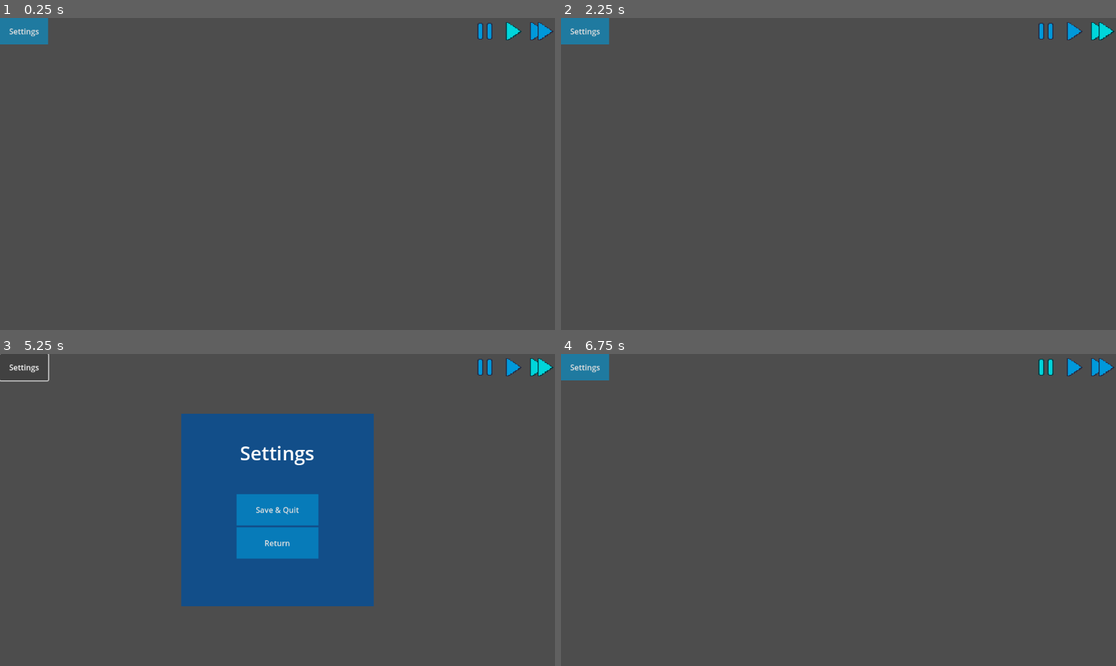
Above: before the commit, frames 1-4 (two rows, left to right).
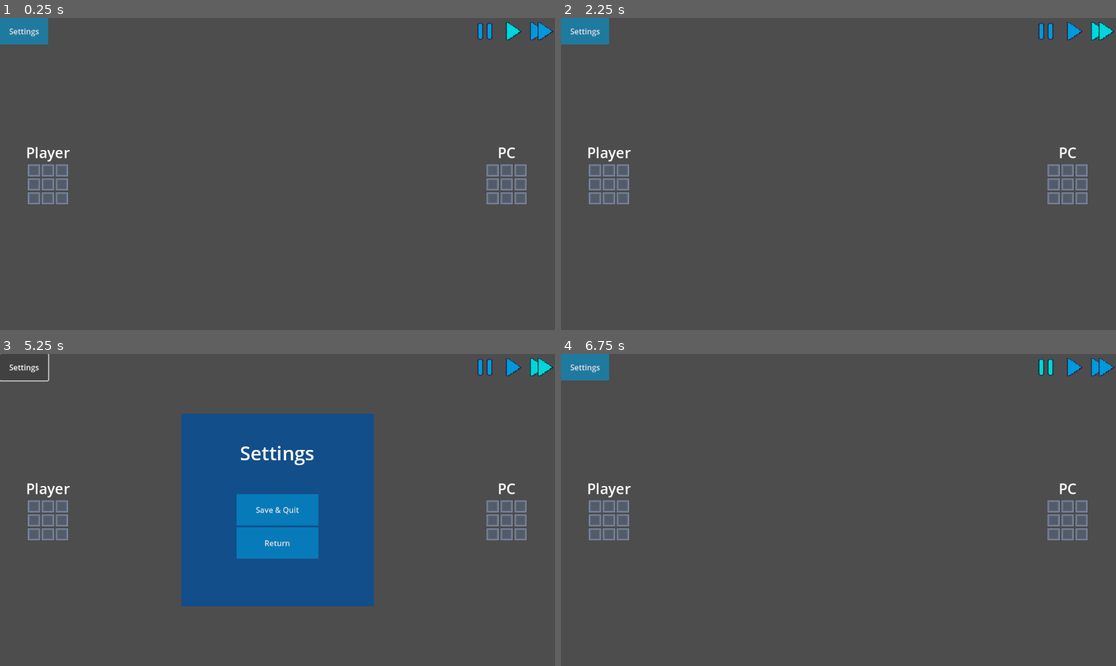
Above: after the commit, the same moments.

Repository: FontysRyan/PizzaProject1St2
Game: Godot game, scene res://Scenes/Battlescreen.tscn
The game is run twice, just before and just after one commit, with the same random seed, the same clock (stepped at 60 frames per second) and the same inputs.
Inputs (mouse positions are in pixels of both pictures, inside the frame that each line leads up to):
- Up to frame 1 (0.25 s): no input
- Up to frame 2 (2.25 s): click (1071, 30) at 0.5 s; click (1071, 30) at 1.25 s; click (1104, 30) at 2 s
- Up to frame 3 (5.25 s): click (543, 366) at 2.75 s; click (510, 366) at 3.5 s; click (543, 366) at 4.25 s; click "Settings" at 5 s
- Up to frame 4 (6.75 s): click "Return" at 5.75 s; click (1043, 366) at 6.5 s

The runs differ from the first frame. In frame 1, 1.7% of the frame differs, in the area x 4-95%, y 41-60%; in frame 2, 1.7%; in frame 3, 1.7%; in frame 4, 1.7%.

Commit message:
Add player and PC boards to BattleScreen UI
Introduced two 3x3 grid boards for Player and PC, each with labeled sections and styled panels, to the BattleScreen UI scene. Added new style resources for panel backgrounds and borders to enhance visual distinction.

Diff:
--- a/Assets/UI/BattleScreen (UI).tscn
+++ b/Assets/UI/BattleScreen (UI).tscn
@@ -14,6 +14,19 @@
 
 [sub_resource type="StyleBoxFlat" id="StyleBoxFlat_ovl0t"]
 bg_color = Color(0, 0.6039216, 0.85882354, 0.5882353)
+
+[sub_resource type="StyleBoxFlat" id="StyleBoxFlat_8qxqe"]
+bg_color = Color(0.34901962, 0.4117647, 0.5294118, 0.4745098)
+border_width_left = 5
+border_width_top = 5
+border_width_right = 5
+border_width_bottom = 5
+border_color = Color(0.54509807, 0.60784316, 0.7058824, 1)
+border_blend = true
+
+[sub_resource type="StyleBoxFlat" id="StyleBoxFlat_q3ddf"]
+bg_color = Color(0.8007565, 0.49518055, 0.5903154, 1)
+draw_center = false
 
 [node name="Control" type="Control"]
 layout_mode = 3
@@ -131,3 +144,183 @@
 layout_mode = 2
 texture_normal = ExtResource("4_fu08q")
 stretch_mode = 0
+
+[node name="HBoxContainer" type="HBoxContainer" parent="."]
+layout_mode = 1
+anchors_preset = 14
+anchor_top = 0.5
+anchor_right = 1.0
+anchor_bottom = 0.5
+offset_top = -64.5
+offset_bottom = 64.5
+grow_horizontal = 2
+grow_vertical = 2
+
+[node name="VBoxContainer" type="VBoxContainer" parent="HBoxContainer"]
+layout_mode = 2
+
+[node name="Name" type="Label" parent="HBoxContainer/VBoxContainer"]
+layout_mode = 2
+theme_override_font_sizes/font_size = 30
+text = "Player"
+horizontal_alignment = 1
+vertical_alignment = 3
+
+[node name="Board" type="GridContainer" parent="HBoxContainer/VBoxContainer"]
+layout_mode = 2
+size_flags_horizontal = 4
+size_flags_vertical = 4
+columns = 3
+
+[node name="Panel" type="Panel" parent="HBoxContainer/VBoxContainer/Board" groups=["drop_zone"]]
+custom_minimum_size = Vector2(25, 25)
+layout_mode = 2
+size_flags_horizontal = 4
+size_flags_vertical = 4
+theme_override_styles/panel = SubResource("StyleBoxFlat_8qxqe")
+
+[node name="Panel2" type="Panel" parent="HBoxContainer/VBoxContainer/Board" groups=["drop_zone"]]
+custom_minimum_size = Vector2(25, 25)
+layout_mode = 2
+size_flags_horizontal = 4
+size_flags_vertical = 4
+theme_override_styles/panel = SubResource("StyleBoxFlat_8qxqe")
+
+[node name="Panel3" type="Panel" parent="HBoxContainer/VBoxContainer/Board" groups=["drop_zone"]]
+custom_minimum_size = Vector2(25, 25)
+layout_mode = 2
+size_flags_horizontal = 4
+size_flags_vertical = 4
+theme_override_styles/panel = SubResource("StyleBoxFlat_8qxqe")
+
+[node name="Panel4" type="Panel" parent="HBoxContainer/VBoxContainer/Board" groups=["drop_zone"]]
+custom_minimum_size = Vector2(25, 25)
+layout_mode = 2
+size_flags_horizontal = 4
+size_flags_vertical = 4
+theme_override_styles/panel = SubResource("StyleBoxFlat_8qxqe")
+
+[node name="Panel5" type="Panel" parent="HBoxContainer/VBoxContainer/Board" groups=["drop_zone"]]
+custom_minimum_size = Vector2(25, 25)
+layout_mode = 2
+size_flags_horizontal = 4
+size_flags_vertical = 4
+theme_override_styles/panel = SubResource("StyleBoxFlat_8qxqe")
+
+[node name="Panel6" type="Panel" parent="HBoxContainer/VBoxContainer/Board" groups=["drop_zone"]]
+custom_minimum_size = Vector2(25, 25)
+layout_mode = 2
+size_flags_horizontal = 4
+size_flags_vertical = 4
+theme_override_styles/panel = SubResource("StyleBoxFlat_8qxqe")
+
+[node name="Panel7" type="Panel" parent="HBoxContainer/VBoxContainer/Board" groups=["drop_zone"]]
+custom_minimum_size = Vector2(25, 25)
+layout_mode = 2
+size_flags_horizontal = 4
+size_flags_vertical = 4
+theme_override_styles/panel = SubResource("StyleBoxFlat_8qxqe")
+
+[node name="Panel8" type="Panel" parent="HBoxContainer/VBoxContainer/Board" groups=["drop_zone"]]
+custom_minimum_size = Vector2(25, 25)
+layout_mode = 2
+size_flags_horizontal = 4
+size_flags_vertical = 4
+theme_override_styles/panel = SubResource("StyleBoxFlat_8qxqe")
+
+[node name="Panel9" type="Panel" parent="HBoxContainer/VBoxContainer/Board" groups=["drop_zone"]]
+custom_minimum_size = Vector2(25, 25)
+layout_mode = 2
+size_flags_horizontal = 4
+size_flags_vertical = 4
+theme_override_styles/panel = SubResource("StyleBoxFlat_8qxqe")
+
+[node name="Padding2" type="Panel" parent="HBoxContainer/VBoxContainer"]
+custom_minimum_size = Vector2(200, 0)
+layout_mode = 2
+theme_override_styles/panel = SubResource("StyleBoxFlat_q3ddf")
+
+[node name="VBoxContainer2" type="VBoxContainer" parent="HBoxContainer"]
+layout_mode = 2
+size_flags_horizontal = 10
+
+[node name="Name" type="Label" parent="HBoxContainer/VBoxContainer2"]
+layout_mode = 2
+theme_override_font_sizes/font_size = 30
+text = "PC"
+horizontal_alignment = 1
+vertical_alignment = 3
+
+[node name="Board" type="GridContainer" parent="HBoxContainer/VBoxContainer2"]
+layout_mode = 2
+size_flags_horizontal = 4
+size_flags_vertical = 4
+columns = 3
+
+[node name="Panel" type="Panel" parent="HBoxContainer/VBoxContainer2/Board" groups=["drop_zone"]]
+custom_minimum_size = Vector2(25, 25)
+layout_mode = 2
+size_flags_horizontal = 4
+size_flags_vertical = 4
+theme_override_styles/panel = SubResource("StyleBoxFlat_8qxqe")
+
+[node name="Panel2" type="Panel" parent="HBoxContainer/VBoxContainer2/Board" groups=["drop_zone"]]
+custom_minimum_size = Vector2(25, 25)
+layout_mode = 2
+size_flags_horizontal = 4
+size_flags_vertical = 4
+theme_override_styles/panel = SubResource("StyleBoxFlat_8qxqe")
+
+[node name="Panel3" type="Panel" parent="HBoxContainer/VBoxContainer2/Board" groups=["drop_zone"]]
+custom_minimum_size = Vector2(25, 25)
+layout_mode = 2
+size_flags_horizontal = 4
+size_flags_vertical = 4
+theme_override_styles/panel = SubResource("StyleBoxFlat_8qxqe")
+
+[node name="Panel4" type="Panel" parent="HBoxContainer/VBoxContainer2/Board" groups=["drop_zone"]]
+custom_minimum_size = Vector2(25, 25)
+layout_mode = 2
+size_flags_horizontal = 4
+size_flags_vertical = 4
+theme_override_styles/panel = SubResource("StyleBoxFlat_8qxqe")
+
+[node name="Panel5" type="Panel" parent="HBoxContainer/VBoxContainer2/Board" groups=["drop_zone"]]
+custom_minimum_size = Vector2(25, 25)
+layout_mode = 2
+size_flags_horizontal = 4
+size_flags_vertical = 4
+theme_override_styles/panel = SubResource("StyleBoxFlat_8qxqe")
+
+[node name="Panel6" type="Panel" parent="HBoxContainer/VBoxContainer2/Board" groups=["drop_zone"]]
+custom_minimum_size = Vector2(25, 25)
+layout_mode = 2
+size_flags_horizontal = 4
+size_flags_vertical = 4
+theme_override_styles/panel = SubResource("StyleBoxFlat_8qxqe")
+
+[node name="Panel7" type="Panel" parent="HBoxContainer/VBoxContainer2/Board" groups=["drop_zone"]]
+custom_minimum_size = Vector2(25, 25)
+layout_mode = 2
+size_flags_horizontal = 4
+size_flags_vertical = 4
+theme_override_styles/panel = SubResource("StyleBoxFlat_8qxqe")
+
+[node name="Panel8" type="Panel" parent="HBoxContainer/VBoxContainer2/Board" groups=["drop_zone"]]
+custom_minimum_size = Vector2(25, 25)
+layout_mode = 2
+size_flags_horizontal = 4
+size_flags_vertical = 4
+theme_override_styles/panel = SubResource("StyleBoxFlat_8qxqe")
+
+[node name="Panel9" type="Panel" parent="HBoxContainer/VBoxContainer2/Board" groups=["drop_zone"]]
+custom_minimum_size = Vector2(25, 25)
+layout_mode = 2
+size_flags_horizontal = 4
+size_flags_vertical = 4
+theme_override_styles/panel = SubResource("StyleBoxFlat_8qxqe")
+
+[node name="Padding2" type="Panel" parent="HBoxContainer/VBoxContainer2"]
+custom_minimum_size = Vector2(200, 0)
+layout_mode = 2
+theme_override_styles/panel = SubResource("StyleBoxFlat_q3ddf")
Not shown: 1 places in Assets/UI/BattleScreen (UI).tscn that only renumber resources
